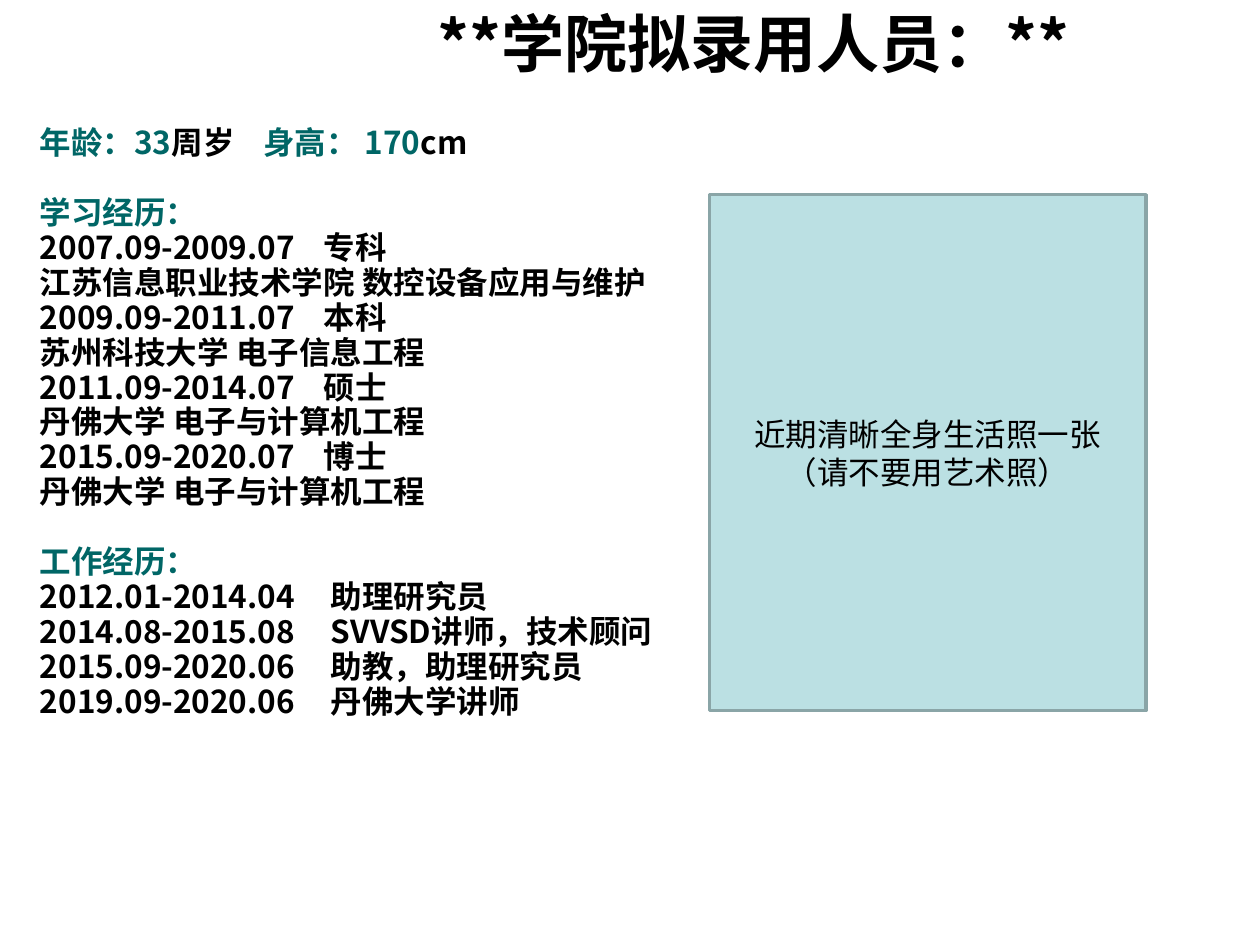
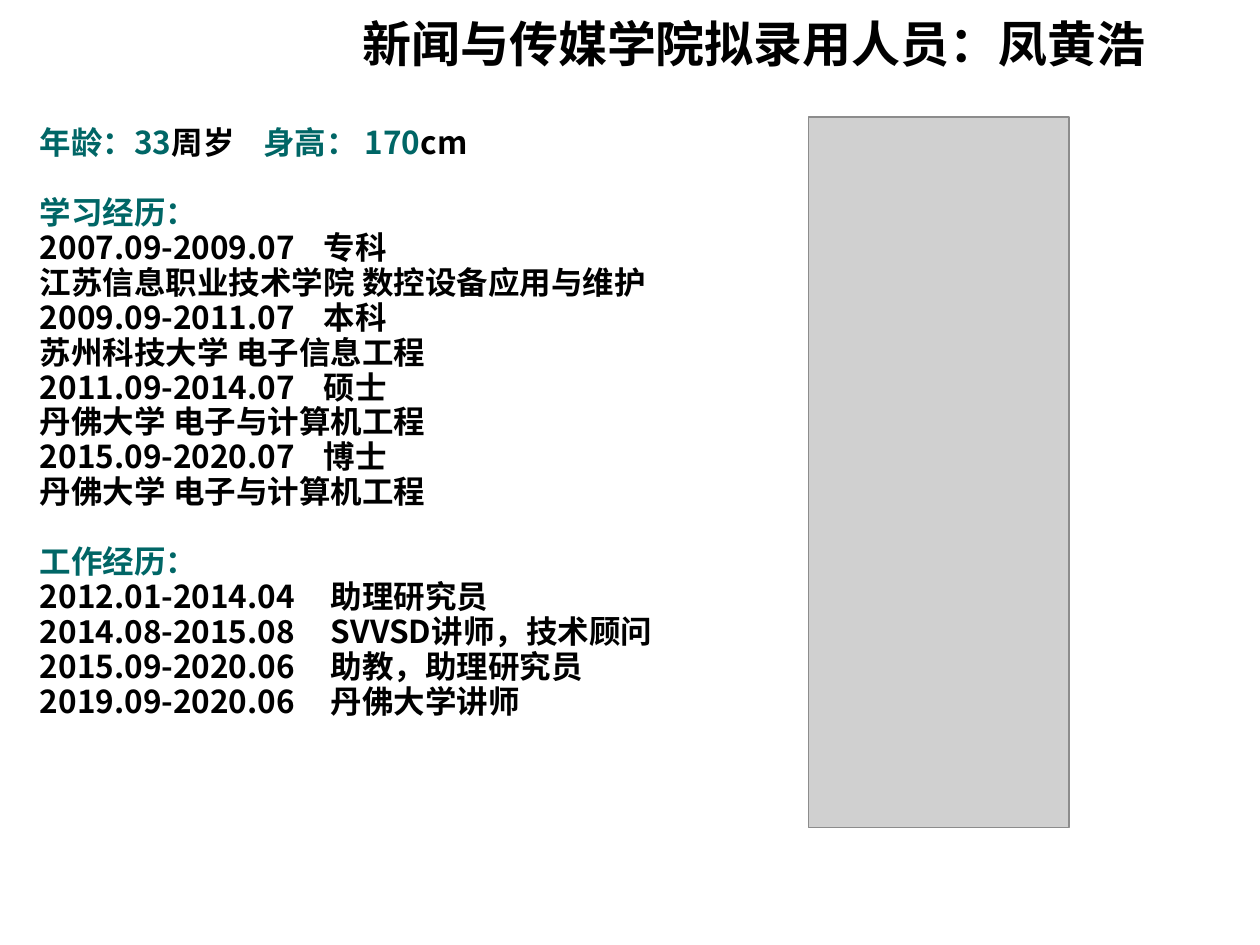
Before and after one commit to fenghuanghao1986/NAO_Autism_Music_Project, a slide deck: slide 1 of cv/扬州大学申请材料/4.扬州大学拟进人员及随调家属PPT.pptx. Drawn at 1260x945 pixels with LibreOffice and Linux fonts; fonts in the diff are those of the drawing; grey boxes stand for pictures; background and template pictures are left out. Boxes give left, top, right and bottom in pixels: in the first picture for what was removed or moved away, otherwise in the second. Text is boxed around its words. In the diff, an @@ line names an element or a change of style, - is before the commit and + after.

```diff
--- a/cv/扬州大学申请材料/4.扬州大学拟进人员及随调家属PPT.pptx
+++ b/cv/扬州大学申请材料/4.扬州大学拟进人员及随调家属PPT.pptx
@@ text at (362, 20, 1145, 67): text changed; size 36 to 28 pt @@
-**学院拟录用人员：**
+新闻与传媒学院拟录用人员：凤黄浩
@@ picture added at (809, 117, 1070, 828) @@
@@ rectangle removed at (709, 195, 1145, 711) @@
-近期清晰全身生活照一张
-（请不要用艺术照）
```
Also in this commit, not shown: 1 other file.
